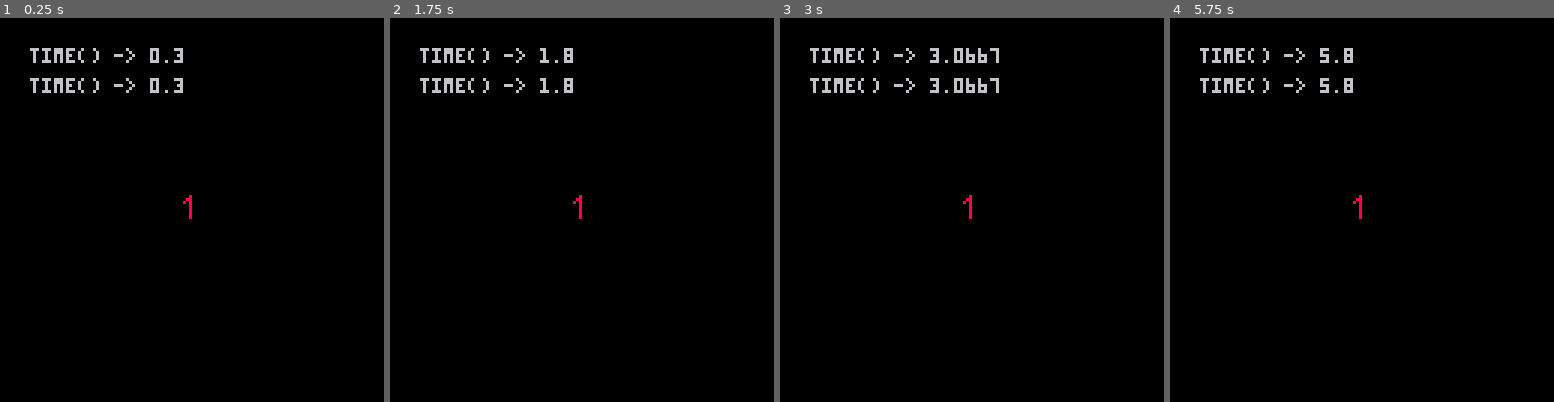
Above: before the commit, frames 1-4 (left to right).
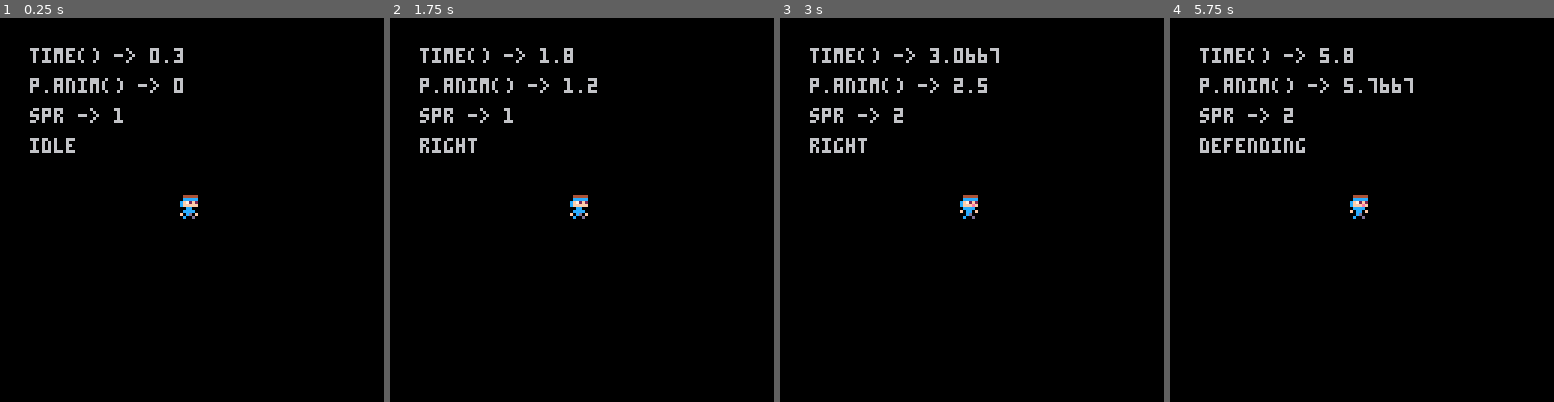
Above: after the commit, the same moments.

Repository: weitnow/pico
Game: PICO-8 cartridge music.p8
The game is run twice, just before and just after one commit, with the same random seed, the same clock (stepped at 60 frames per second) and the same inputs.
Inputs:
- Up to frame 1 (0.25 s): no input
- Up to frame 2 (1.75 s): tap X (X key) at 0.33, 1.07 s; tap O (Z key) at 0.7, 1.7 s; hold Right from 1.6 s (still down)
- Up to frame 3 (3 s): tap X (X key) at 1.85, 2.97 s; release Right at 2.1 s; tap O (Z key) at 2.1, 2.5, 2.9 s; hold Up 2.15-2.42 s; hold Right from 2.47 s (still down)
- Up to frame 4 (5.75 s): release Right at 3.03 s; hold Left 3.08-3.58 s; tap O (Z key) every 0.4 s from 3.3 to 5.7 s; hold Down 3.63-3.97 s; hold Right 4.02-4.68 s; tap X (X key) at 4.08, 5.2 s; hold Up 4.73-5.03 s; hold Left 5.08-5.68 s; hold Down from 5.73 s (still down)

The runs differ from the first frame. In frame 1, 1.2% of the frame differs, in the area x 7-52%, y 15-53%; in frame 2, 1.3%; in frame 3, 1.4%; in frame 4, 1.7%, in the area x 7-64%, y 15-53%.

Commit message:
new animation system

Diff:
--- a/music.p8
+++ b/music.p8
@@ -6,21 +6,87 @@
     player={
         sp=1,
         x=59,
-        y=59
+        y=59,
+        anim=0,
+        state="idle",
+        flp=false,
     }
 
     --music(0)
 end
 
 function _update()
+    set_state()
+    player_animate()
+end
 
+function set_state()
+    player.state = "idle"
 
+    if btn(5) then
+        player.state="punching"
+    end
+    if btn(4) then
+        player.state="defending"
+    end
+
+    if btn(0) then
+        player.state="left"
+    elseif btn(2) then
+        player.state="up"
+    elseif btn(1) then
+        player.state="right"
+    elseif btn(3) then
+        player.state="down"
+    end
 end
+
+function player_animate()
+    if player.state == "idle" then
+        idle()
+    elseif player.state == "left" then
+        printh("left")
+    elseif player.state == "right" then
+        printh("right")
+    elseif player.state == "punching" then
+        punching()
+    elseif player.state == "defending" then
+        printh("defending")
+    end
+end
+
+function idle()
+    if player.sp > 2 then
+        player.sp = 1
+    elseif time() - player.anim> .5 then
+        player.anim=time()
+        player.sp+=1
+        if player.sp>2 then
+            player.sp=1
+        end
+    end
+end
+
+function punching()
+    if player.sp < 17
+    or player.sp > 19 then
+        player.sp = 17
+    elseif time() - player.anim> .1 then
+        player.anim=time()
+        player.sp+=1
+        if player.sp > 19 then
+            player.sp = 17
+        end
+    end
+end
+
 function _draw()
     cls()
     print("time() -> " .. time() , 10, 10)
-    print("time() -> " .. time() , 10, 20)
-    spr(player.sp, player.x, player.y, 1, 1)
+    print("p.anim() -> " .. player.anim , 10, 20)
+    print("spr -> " .. player.sp, 10, 30)
+    print(player.state, 10, 40)
+    spr(player.sp, player.x, player.y, 1, 1, player.flp)
 end
 
 
Not shown, changed: 71 lines of the sprite sheet (__gfx__) section of music.p8
